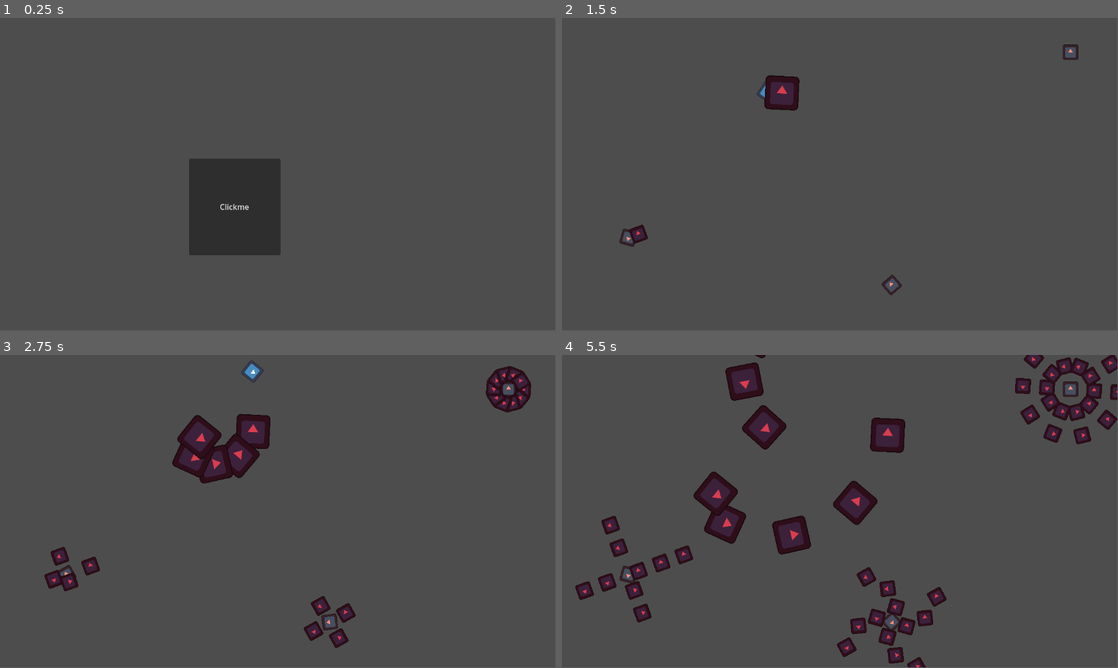
Above: before the commit, frames 1-4 (two rows, left to right).
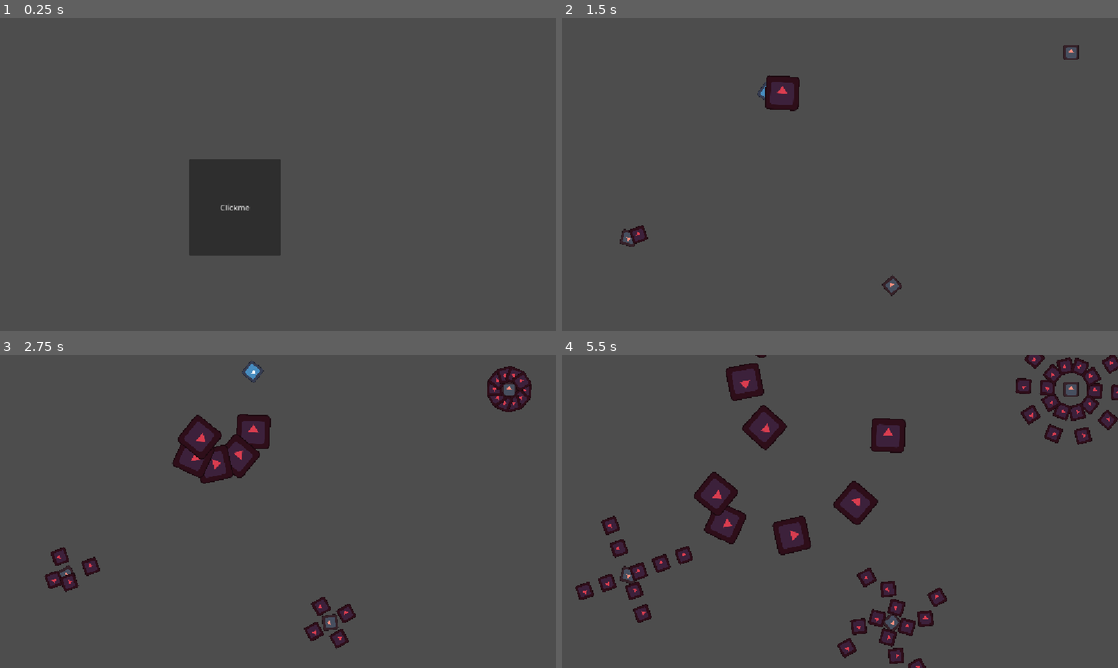
Above: after the commit, the same moments.

Repository: inthecrowsnest/BrainlessGameJam
Game: Godot game, scene res://scenes/first_level.tscn
The game is run twice, just before and just after one commit, with the same random seed, the same clock (stepped at 60 frames per second) and the same inputs. The project has no main scene, so this scene is started directly. The engine's default icon, where the game draws it, is replaced by a stand-in: a white triangle on a blue panel in a dark square.
Inputs:
- Up to frame 1 (0.25 s): no input
- Up to frame 2 (1.5 s): click "Clickme" at 0.5 s; tap Enter (ui_accept) at 1.25 s; hold D (right) from 1.28 s (still down); hold Space (shoot) from 1.28 s (still down)
- Up to frame 3 (2.75 s): tap Enter (ui_accept) at 1.52, 2.27 s; release D (right) at 2.03 s; release Space (shoot) at 2.03 s; hold S (down) from 2.03 s (still down); tap Space (shoot) at 2.1 s
- Up to frame 4 (5.5 s): release S (down) at 2.78 s; hold D (right) 2.78-3.53 s; hold Space (shoot) 2.78-3.53 s; hold W (up) 3.53-4.28 s; tap Space (shoot) at 3.6, 5.1 s; tap Enter (ui_accept) at 3.77, 4.52, 5.27 s; hold Space (shoot) 4.28-5.03 s; hold A (left) from 4.28 s (still down)
In our replay, the window is 799x449 before the commit and 800x450 after it. These sizes can differ from the game's own. Grey fills any space a smaller window leaves; there, only what the larger window draws over its background counts as a difference.

The runs differ from the first frame. In frame 1, less than 0.1% of the frame differs, in the area x 39-51%, y 59-76%; in frame 2, 0.2%; in frame 3, 0.6%; in frame 4, 1.5%, in the area x 2-100%, y 0-100%.

Commit message:
Designed a simple ui
Left some space to maybe try to fit compact version of bullet hell (?)

Diff:
--- a/brainless-game-jam/project.godot
+++ b/brainless-game-jam/project.godot
@@ -17,6 +17,10 @@
 [autoload]
 
 SignalBus="*res://scripts/singletons/SignalBus.gd"
+
+[display]
+
+window/stretch/mode="canvas_items"
 
 [global_group]
 
--- a/brainless-game-jam/scenes/first_level.tscn
+++ b/brainless-game-jam/scenes/first_level.tscn
@@ -1,6 +1,6 @@
 [gd_scene load_steps=3 format=3 uid="uid://qvt70ervrqtr"]
 
-[ext_resource type="Script" uid="uid://dhmv2klt8pthx" path="res://scenes/first_level.gd" id="1_imgkl"]
+[ext_resource type="Script" uid="uid://dhmv2klt8pthx" path="res://scripts/first_level.gd" id="1_imgkl"]
 [ext_resource type="PackedScene" uid="uid://dt81lmmtwtaor" path="res://scenes/level_loader.tscn" id="2_7pb34"]
 
 [node name="first_level" type="Node"]
--- a/brainless-game-jam/scenes/player.tscn
+++ b/brainless-game-jam/scenes/player.tscn
@@ -1,7 +1,7 @@
 [gd_scene load_steps=5 format=3 uid="uid://cgbxshykbgxn8"]
 
 [ext_resource type="Texture2D" uid="uid://bwm0qk3vqs1n7" path="res://assets/icon.svg" id="1_3vyb7"]
-[ext_resource type="Script" uid="uid://113elroklowj" path="res://player.gd" id="1_g2els"]
+[ext_resource type="Script" uid="uid://113elroklowj" path="res://scripts/player.gd" id="1_g2els"]
 
 [sub_resource type="RectangleShape2D" id="RectangleShape2D_g2els"]
 size = Vector2(124, 126)
--- /dev/null
+++ b/brainless-game-jam/scenes/ui.tscn
@@ -0,0 +1,85 @@
+[gd_scene format=3 uid="uid://pqulaxcs0eyx"]
+
+[node name="ui" type="Node"]
+
+[node name="dialog_ui" type="Control" parent="."]
+layout_mode = 3
+anchors_preset = 15
+anchor_right = 1.0
+anchor_bottom = 1.0
+grow_horizontal = 2
+grow_vertical = 2
+metadata/_edit_use_anchors_ = true
+
+[node name="parent_container" type="PanelContainer" parent="dialog_ui"]
+layout_mode = 1
+anchors_preset = 15
+anchor_right = 1.0
+anchor_bottom = 1.0
+grow_horizontal = 2
+grow_vertical = 2
+
+[node name="dialog_box_container" type="Control" parent="dialog_ui/parent_container"]
+custom_minimum_size = Vector2(600, 648)
+layout_mode = 2
+size_flags_horizontal = 0
+size_flags_vertical = 0
+
+[node name="RichTextLabel" type="RichTextLabel" parent="dialog_ui/parent_container/dialog_box_container"]
+layout_mode = 1
+anchors_preset = 15
+anchor_right = 1.0
+anchor_bottom = 1.0
+grow_horizontal = 2
+grow_vertical = 2
+theme_override_colors/default_color = Color(0.12205247, 0.8347591, 7.70092e-07, 1)
+bbcode_enabled = true
+text = "
+
+This is a template text btw.
+We
+
+Have
+
+Space
+
+FOr
+WRITING
+
+MANY DIALOGUE LINES
+
+HOPEFULLY IMPLEMENTING THE
+
+DIALOG_PLAYER SYSTEM
+
+
+EITHER WAY
+
+  ./go_to_sleep.exe
+
+SHUTTING SYSTEM DOWN ———————————————————————
+
+############################_                                                          42.9%
+
+"
+fit_content = true
+
+[node name="ColorRect" type="ColorRect" parent="dialog_ui/parent_container/dialog_box_container"]
+z_index = -1
+layout_mode = 1
+anchors_preset = 15
+anchor_right = 1.0
+anchor_bottom = 1.0
+grow_horizontal = 2
+grow_vertical = 2
+color = Color(0.0045364476, 0.004536448, 0.0045364476, 1)
+
+[node name="PanelContainer" type="PanelContainer" parent="dialog_ui/parent_container"]
+custom_minimum_size = Vector2(1158, 40)
+layout_mode = 2
+size_flags_horizontal = 0
+size_flags_vertical = 0
+
+[node name="ColorRect" type="ColorRect" parent="dialog_ui/parent_container/PanelContainer"]
+layout_mode = 2
+color = Color(0.12156863, 0.8352941, 0, 1)
--- a/brainless-game-jam/scripts/level_loader.gd
+++ b/brainless-game-jam/scripts/level_loader.gd
@@ -1,15 +1,17 @@
 # level_loader.gd
-# This node will be in every level and will be in charge of loading & unloading levels.
+# This node will be in every level and will be in charge of loading levels.
 extends Node
 
 #temp ----
 @export var next_level : PackedScene
-# IDEALLY: next_level = Global.level[number_of_level] or
-@onready var level = get_parent().current_level
+# IDEALLY: next_level = Global.levels[number_of_level] or \
+# @onready var level = get_parent().current_level
 
 #temp ----
 
-
+func _ready() -> void:
+	pass
+	#load_level(next_level)?
 
 func load_level(level):
 	get_tree().change_scene_to_packed(level)
Renamed: brainless-game-jam/scenes/first_level.gd -> brainless-game-jam/scripts/first_level.gd
Renamed: brainless-game-jam/scenes/first_level.gd.uid -> brainless-game-jam/scripts/first_level.gd.uid
Renamed: brainless-game-jam/player.gd -> brainless-game-jam/scripts/player.gd
Renamed: brainless-game-jam/player.gd.uid -> brainless-game-jam/scripts/player.gd.uid
